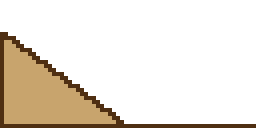
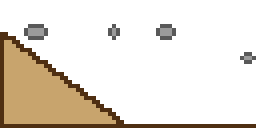
Two versions of the same layered image (256 x 128). Layer-by-layer changes:
showed "Layer 8" over (24, 24, 256, 64)
